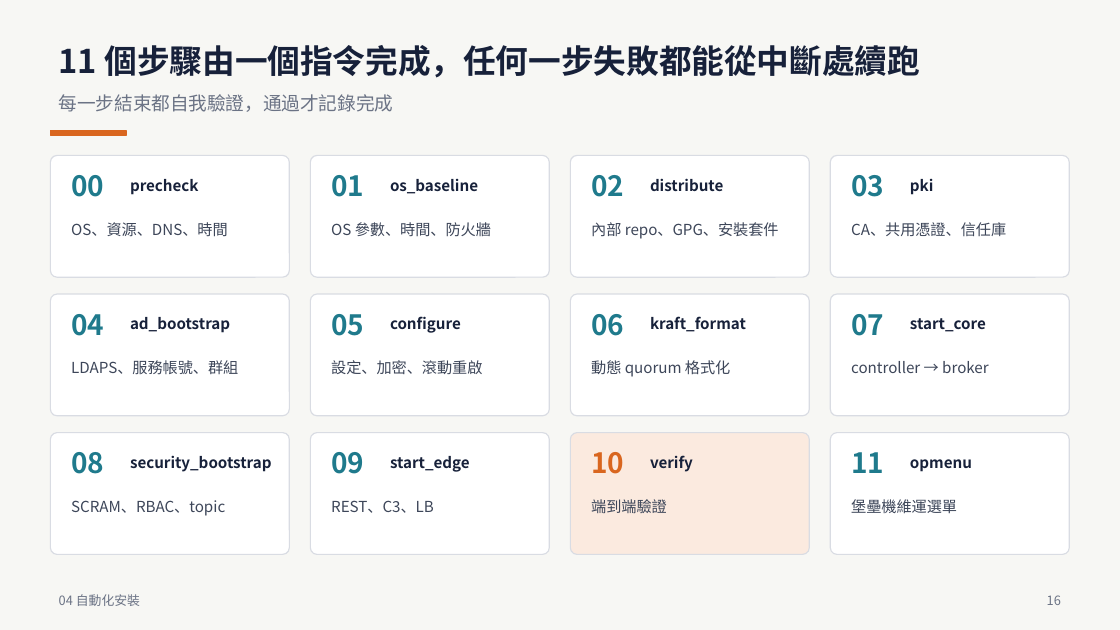
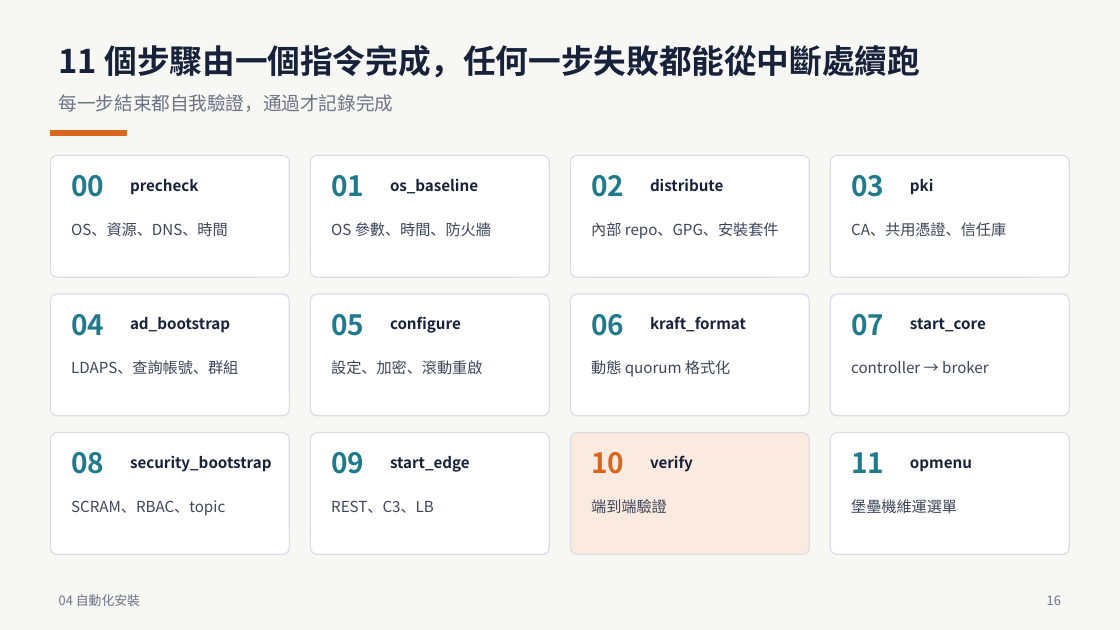
Before and after one commit to zxc81906119/kafka_install_ops, a slide deck: slide 16 of docs/Confluent-離線安裝PoC-全流程.pptx. Drawn at 1120x630 pixels with LibreOffice and Linux fonts; fonts in the diff are those of the drawing. Boxes give left, top, right and bottom in pixels: in the first picture for what was removed or moved away, otherwise in the second. Text is boxed around its words. In the diff, an @@ line names an element or a change of style, - is before the commit and + after.

```diff
--- a/docs/Confluent-離線安裝PoC-全流程.pptx
+++ b/docs/Confluent-離線安裝PoC-全流程.pptx
@@ text at [71,360,238,374]: text changed @@
-LDAPS、服務帳號、群組
+LDAPS、查詢帳號、群組
```
Also in this commit, not shown: 8 other slides changed, 36 other files.
